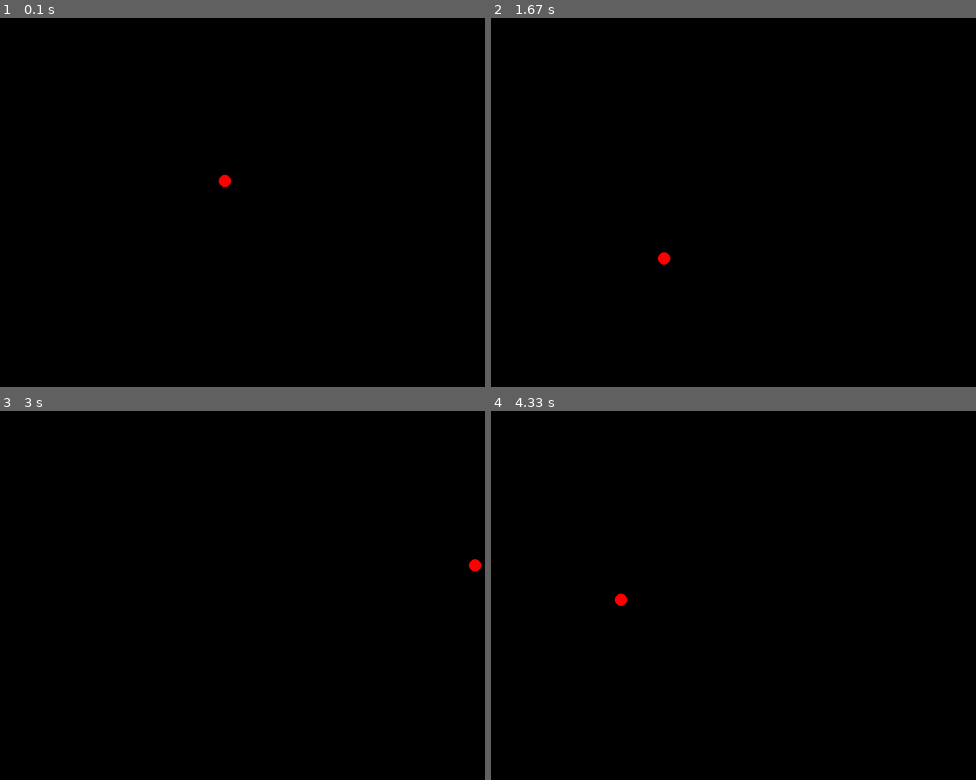
Above: before the commit, frames 1-4 (two rows, left to right).
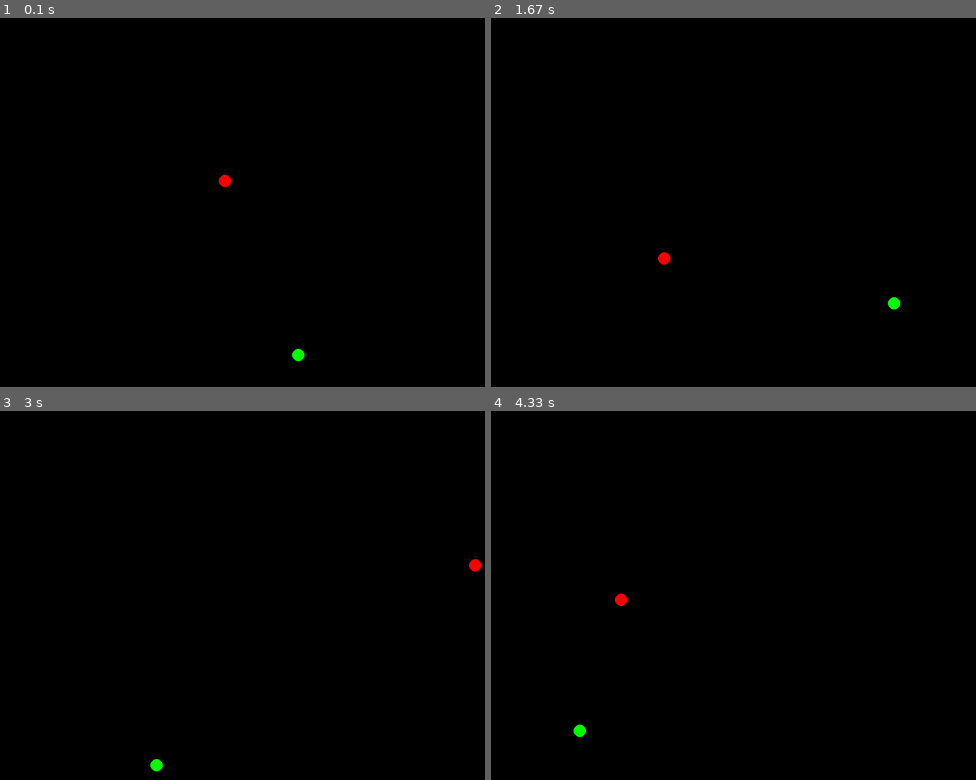
Above: after the commit, the same moments.

Repository: blancamm/k_pygame
Game: pygame game, started from ball.py
The game is run twice, just before and just after one commit, with the same random seed, the same clock (stepped at 60 frames per second) and the same inputs.
Inputs:
- Up to frame 1 (0.1 s): no input
- Up to frame 2 (1.67 s): no input
- Up to frame 3 (3 s): no input
- Up to frame 4 (4.33 s): no input

The runs differ from the first frame. In frame 1, less than 0.1% of the frame differs, in the area x 60-63%, y 89-93%; in frame 2, less than 0.1%; in frame 3, less than 0.1%; in frame 4, less than 0.1%.

Commit message:
le emtemos una segunda bola

Diff:
--- a/ball.py
+++ b/ball.py
@@ -1,10 +1,23 @@
 import pygame
 import sys
+import random
 
 ROJO = (255, 0 ,0)
 AZUL = (0, 0, 255)
 VERDE = (0, 255, 0)
 NEGRO = (0,0,0)
+ANCHO = 800
+ALTURA = 600
+
+def rebotax(x):
+    if x <= 0 or x >= ANCHO:
+        return -1  #hay que poner en ambos un menos, porque pasamos de uno a otro(del anterior valor que se ha dado a la variable)
+    return 1
+
+def rebotay(y):
+    if y <= 0 or y >= ALTURA:
+        return -1  #hay que poner en ambos un menos, porque pasamos de uno a otro(del anterior valor que se ha dado a la variable)
+    return 1
 
 pygame.init()
 
@@ -12,11 +25,19 @@
 
 gameOver= False
 
+#bola 1
 x = 400 #esto es la mitad (se podria poner con variables)
 y = 300
 
-velocidadx = -7
-velocidady = -7
+vx = -7
+vy = -7
+
+#bola 2(la vamos a hacer de forma aleatoria)
+x2 = random.randint(0, 800)
+y2 = random.randint(0, 600)
+vx2 = random.randint(5,15)
+vy2 = random.randint (5,15)
+
 reloj = pygame.time.Clock()
 
 while not gameOver:
@@ -26,18 +47,24 @@
         if evento.type == pygame.QUIT:
             gameOver = True
 
-    x += velocidadx
-    y += velocidady
+    x += vx
+    y += vy
+    x2 += vx2
+    y2 += vy2
 
-    if y <= 0 or y >=600: #porque puede que no llegue al 0 como tal como la velocidad -7
-        velocidady = -velocidady
+    vx *=rebotax(x)
+    vy *=rebotay(y)
+    vx2 *=rebotax(x2)
+    vy2 *=rebotay(y2)
 
 
-    if x <= 0 or x >= 800:
-        velocidadx = -velocidadx  #hay que poner en ambos un menos, porque pasamos de uno a otro(del anterior valor que se ha dado a la variable)
+
+
+
 
     pantalla.fill (NEGRO)
     pygame.draw.circle(pantalla, ROJO, (x, y), 10)
+    pygame.draw.circle(pantalla, VERDE, (x2, y2), 10)
 
 
     pygame.display.flip()
